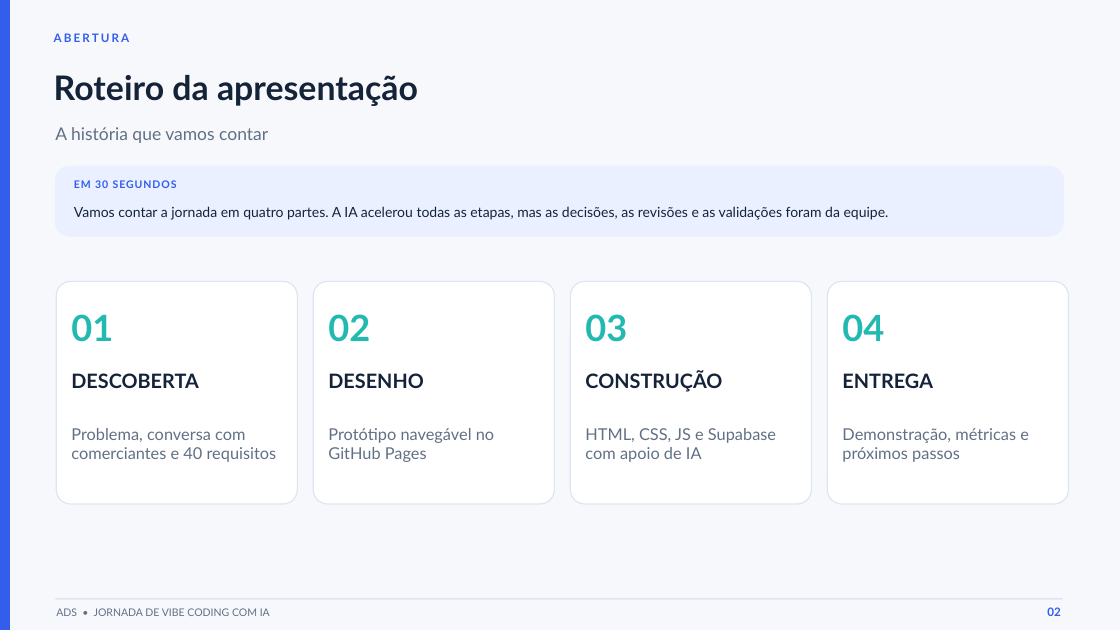
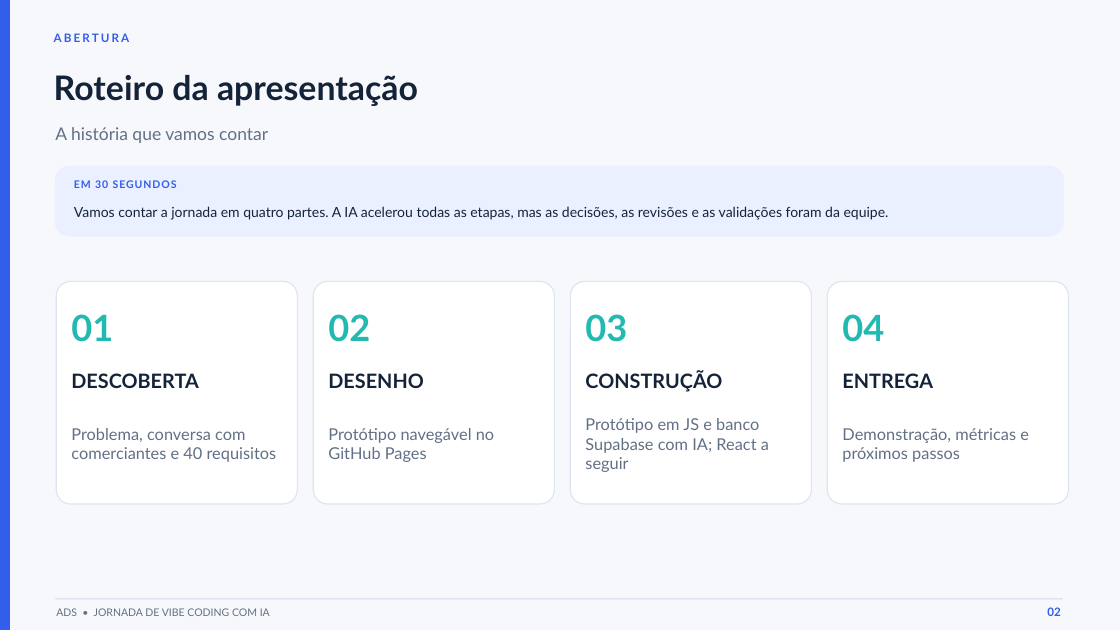
Before and after one commit to yi-cley/PDVPocketEdition, a slide deck: slide 2 of 10 - Apresentacao/PDV_de_Bolso_slides_1-6.pptx. Drawn at 1120x630 pixels with LibreOffice and Linux fonts; fonts in the diff are those of the drawing. Boxes give left, top, right and bottom in pixels: in the first picture for what was removed or moved away, otherwise in the second. Text is boxed around its words. In the diff, an @@ line names an element or a change of style, - is before the commit and + after.

```diff
--- a/10 - Apresentacao/PDV_de_Bolso_slides_1-6.pptx
+++ b/10 - Apresentacao/PDV_de_Bolso_slides_1-6.pptx
@@ text at (585, 418, 769, 472): text changed @@
-HTML, CSS, JS e Supabase com apoio de IA
+Protótipo em JS e banco Supabase com IA; React a seguir
```
Also in this commit, not shown: 9 other files.
